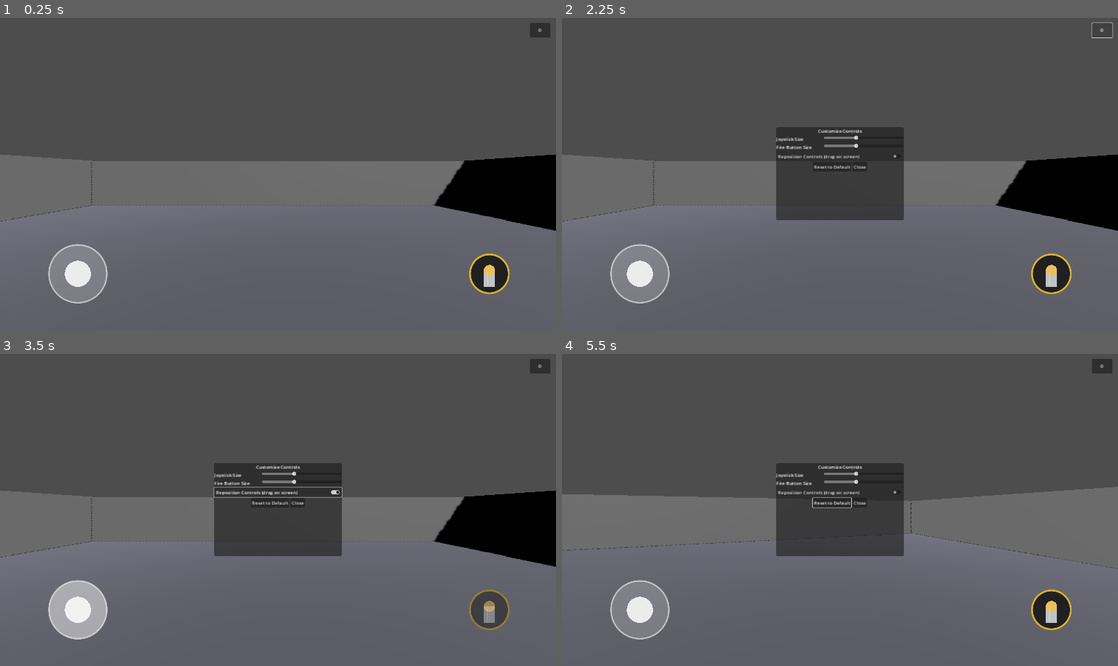
Above: before the commit, frames 1-4 (two rows, left to right).
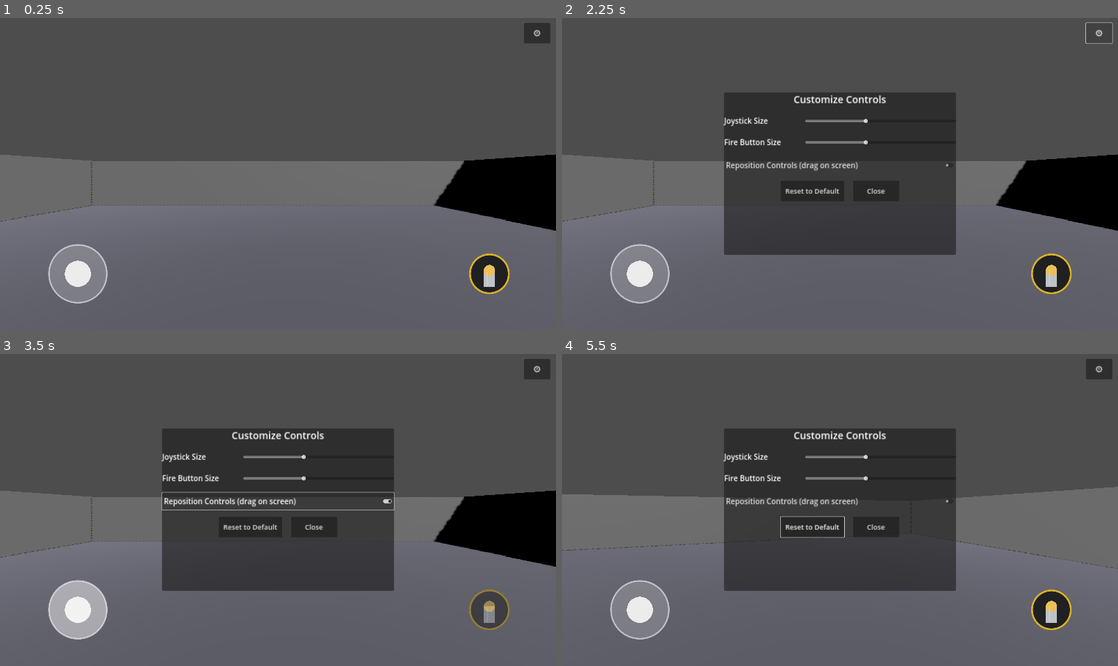
Above: after the commit, the same moments.

Repository: NotKT/Shooter-K
Game: Godot game, scene res://scenes/Arena.tscn
Two runs of this game, one before a commit and one after it. Both use one fixed random seed, a clock stepped at 60 frames per second and the inputs below.
Inputs (mouse positions are in pixels of both pictures, inside the frame that each line leads up to):
- Up to frame 1 (0.25 s): no input
- Up to frame 2 (2.25 s): click "⚙" at 0.5 s; click "⚙" at 1.25 s; click "⚙" at 2 s
- Up to frame 3 (3.5 s): click "Reposition Controls (drag on …" at 2.75 s
- Up to frame 4 (5.5 s): click "Reset to Default" at 3.5 s; drag from (639, 609) to (895, 441) at 4.27 s; drag from (1051, 609) to (812, 572) at 5.02 s

The runs differ from the first frame. In frame 1, 0.2% of the frame differs, in the area x 94-99%, y 1-9%; in frame 2, 15%; in frame 3, 16%; in frame 4, 16%, in the area x 29-99%, y 1-76%.

Commit message:
Update Arena.tscn

Diff:
--- a/Shooter-K/scenes/Arena.tscn
+++ b/Shooter-K/scenes/Arena.tscn
@@ -93,10 +93,11 @@
 anchors_preset = 1
 anchor_left = 1.0
 anchor_right = 1.0
-offset_left = -90.0
+offset_left = -110.0
 offset_top = 20.0
 offset_right = -20.0
-offset_bottom = 70.0
+offset_bottom = 90.0
+theme_override_font_sizes/font_size = 32
 text = "⚙"
 
 [node name="SettingsPanel" type="PanelContainer" parent="UI"]
@@ -106,31 +107,37 @@
 anchor_top = 0.5
 anchor_right = 0.5
 anchor_bottom = 0.5
-offset_left = -220.0
-offset_top = -160.0
-offset_right = 220.0
-offset_bottom = 160.0
+offset_left = -400.0
+offset_top = -280.0
+offset_right = 400.0
+offset_bottom = 280.0
 script = ExtResource("5")
 
 [node name="VBox" type="VBoxContainer" parent="UI/SettingsPanel"]
 layout_mode = 2
+theme_override_constants/separation = 24
 
 [node name="Title" type="Label" parent="UI/SettingsPanel/VBox"]
 layout_mode = 2
+theme_override_font_sizes/font_size = 34
 text = "Customize Controls"
 horizontal_alignment = 1
 
 [node name="JoystickRow" type="HBoxContainer" parent="UI/SettingsPanel/VBox"]
 layout_mode = 2
+theme_override_constants/separation = 20
 
 [node name="Label" type="Label" parent="UI/SettingsPanel/VBox/JoystickRow"]
 layout_mode = 2
+theme_override_font_sizes/font_size = 26
 text = "Joystick Size"
-custom_minimum_size = Vector2(160, 0)
+custom_minimum_size = Vector2(260, 0)
+vertical_alignment = 1
 
 [node name="JoystickSlider" type="HSlider" parent="UI/SettingsPanel/VBox/JoystickRow"]
 layout_mode = 2
 size_flags_horizontal = 3
+custom_minimum_size = Vector2(0, 50)
 min_value = 0.6
 max_value = 1.6
 step = 0.05
@@ -138,15 +145,19 @@
 
 [node name="FireRow" type="HBoxContainer" parent="UI/SettingsPanel/VBox"]
 layout_mode = 2
+theme_override_constants/separation = 20
 
 [node name="Label" type="Label" parent="UI/SettingsPanel/VBox/FireRow"]
 layout_mode = 2
+theme_override_font_sizes/font_size = 26
 text = "Fire Button Size"
-custom_minimum_size = Vector2(160, 0)
+custom_minimum_size = Vector2(260, 0)
+vertical_alignment = 1
 
 [node name="FireSlider" type="HSlider" parent="UI/SettingsPanel/VBox/FireRow"]
 layout_mode = 2
 size_flags_horizontal = 3
+custom_minimum_size = Vector2(0, 50)
 min_value = 0.6
 max_value = 1.6
 step = 0.05
@@ -154,18 +165,25 @@
 
 [node name="RepositionToggle" type="CheckButton" parent="UI/SettingsPanel/VBox"]
 layout_mode = 2
+custom_minimum_size = Vector2(0, 60)
+theme_override_font_sizes/font_size = 26
 text = "Reposition Controls (drag on screen)"
 
 [node name="ButtonsRow" type="HBoxContainer" parent="UI/SettingsPanel/VBox"]
 layout_mode = 2
 alignment = 1
+theme_override_constants/separation = 30
 
 [node name="ResetButton" type="Button" parent="UI/SettingsPanel/VBox/ButtonsRow"]
 layout_mode = 2
+custom_minimum_size = Vector2(220, 70)
+theme_override_font_sizes/font_size = 24
 text = "Reset to Default"
 
 [node name="CloseButton" type="Button" parent="UI/SettingsPanel/VBox/ButtonsRow"]
 layout_mode = 2
+custom_minimum_size = Vector2(160, 70)
+theme_override_font_sizes/font_size = 24
 text = "Close"
 
 [connection signal="pressed" from="UI/SettingsToggleButton" to="UI/SettingsPanel" method="toggle_visible"]
